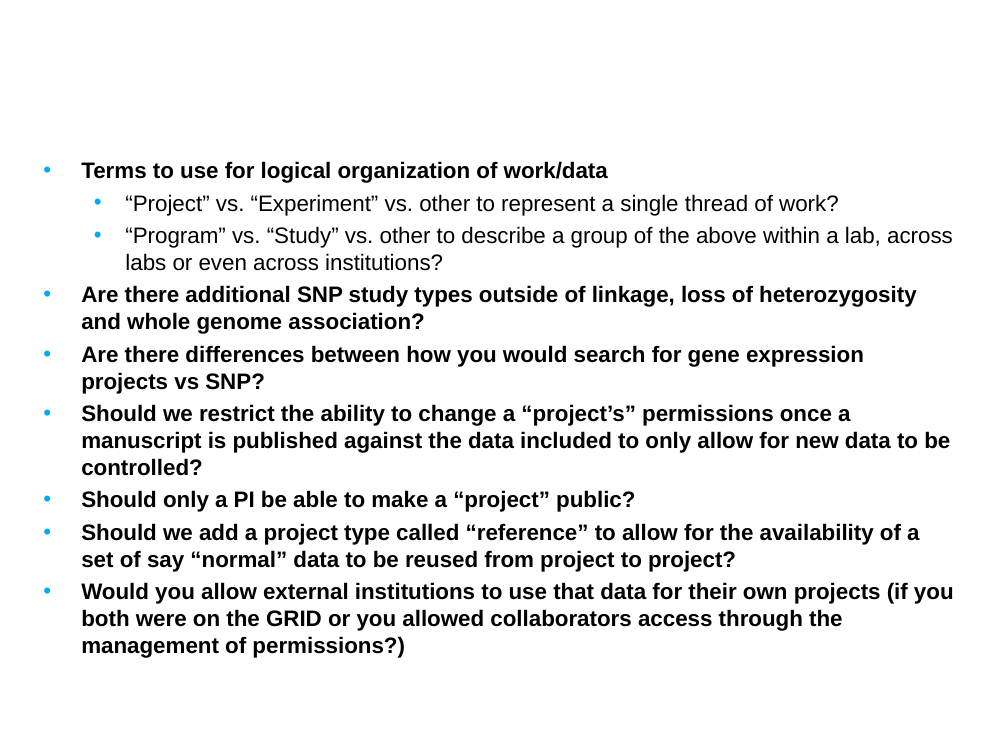
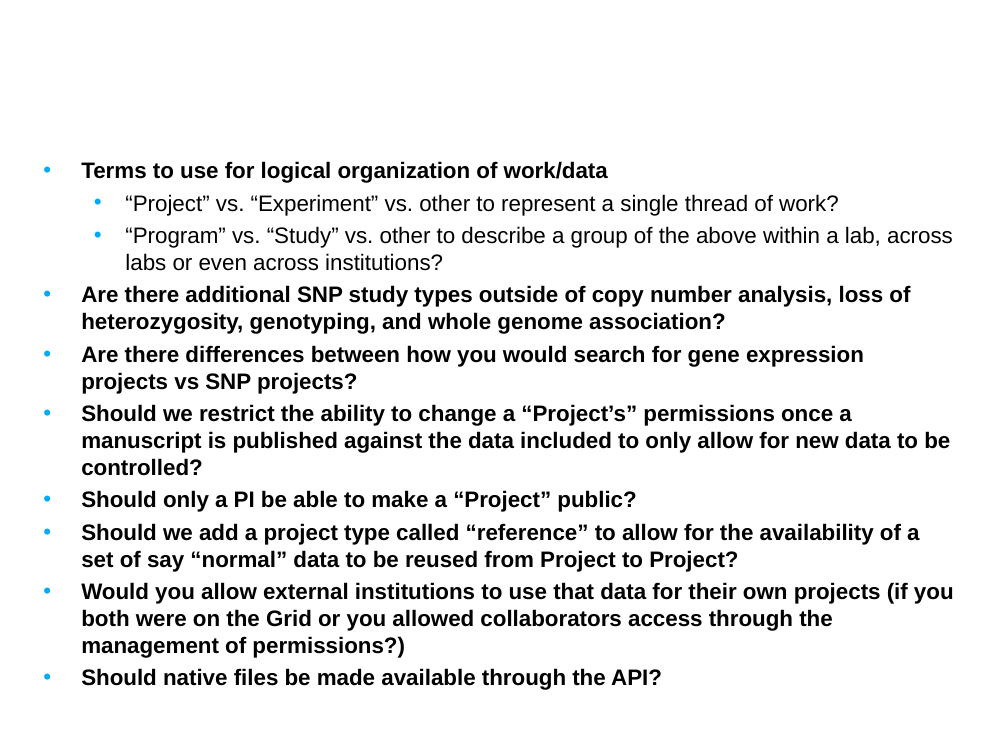
Before and after one commit to NCIP/caarray-docs, a slide deck: slide 12 of project_management/open_meetings/caArray User Community Meeting Aug 8.ppt. Drawn at 1008x756 pixels with LibreOffice and Linux fonts; fonts in the diff are those of the drawing; background and template pictures are left out. Boxes give left, top, right and bottom in pixels: in the first picture for what was removed or moved away, otherwise in the second. Text is boxed around its words. In the diff, an @@ line names an element or a change of style, - is before the commit and + after.

Commit message:
JK updates

```diff
--- a/project_management/open_meetings/caArray User Community Meeting Aug 8.ppt
+++ b/project_management/open_meetings/caArray User Community Meeting Aug 8.ppt
@@ text at box(81, 285, 954, 690): text changed @@
-• Are there additional SNP study types outside of linkage, loss of heterozygosity and whole genome association?
-• Are there differences between how you would search for gene expression projects vs SNP?
-• Should we restrict the ability to change a “project’s” permissions once a manuscript is published against the data included to only allow for new data to be controlled?
-• Should only a PI be able to make a “project” public?
-• Should we add a project type called “reference” to allow for the availability of a set of say “normal” data to be reused from project to project?
-• Would you allow external institutions to use that data for their own projects (if you both were on the GRID or you allowed collaborators access through the management of permissions?)
+• Are there additional SNP study types outside of copy number analysis, loss of heterozygosity, genotyping, and whole genome association?
+• Are there differences between how you would search for gene expression projects vs SNP projects?
+• Should we restrict the ability to change a “Project’s” permissions once a manuscript is published against the data included to only allow for new data to be controlled?
+• Should only a PI be able to make a “Project” public?
+• Should we add a project type called “reference” to allow for the availability of a set of say “normal” data to be reused from Project to Project?
+• Would you allow external institutions to use that data for their own projects (if you both were on the Grid or you allowed collaborators access through the management of permissions?)
+• Should native files be made available through the API?
```
Also in this commit, not shown: 6 other slides changed.
